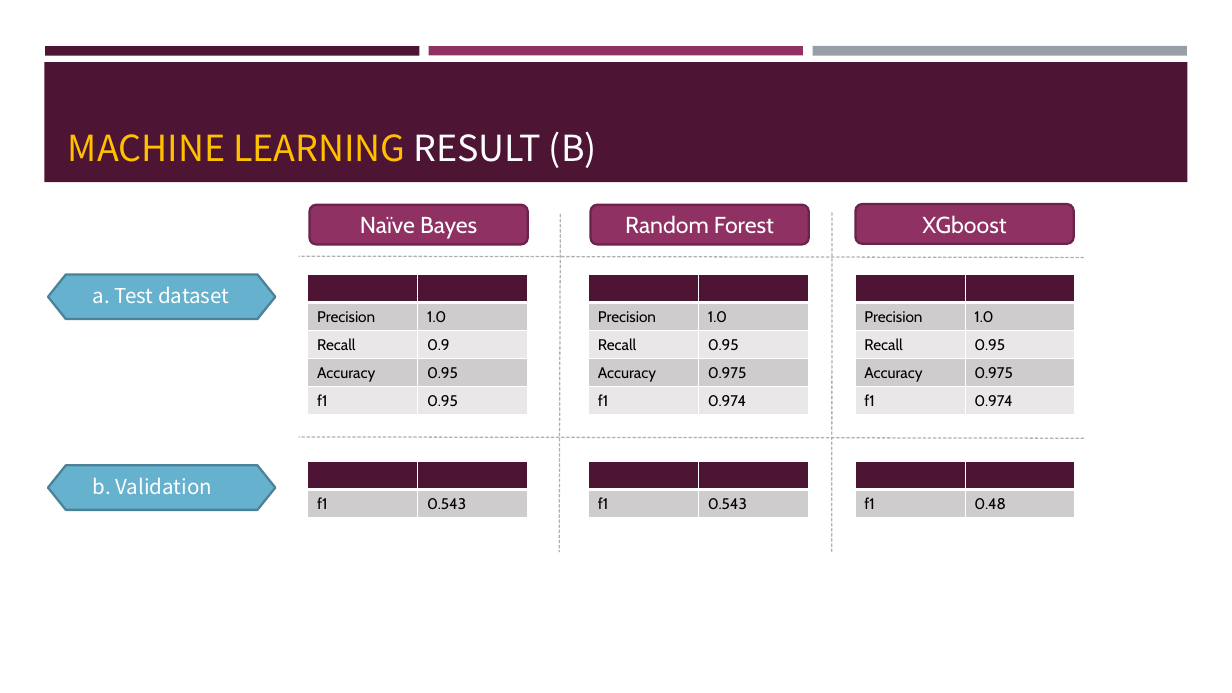
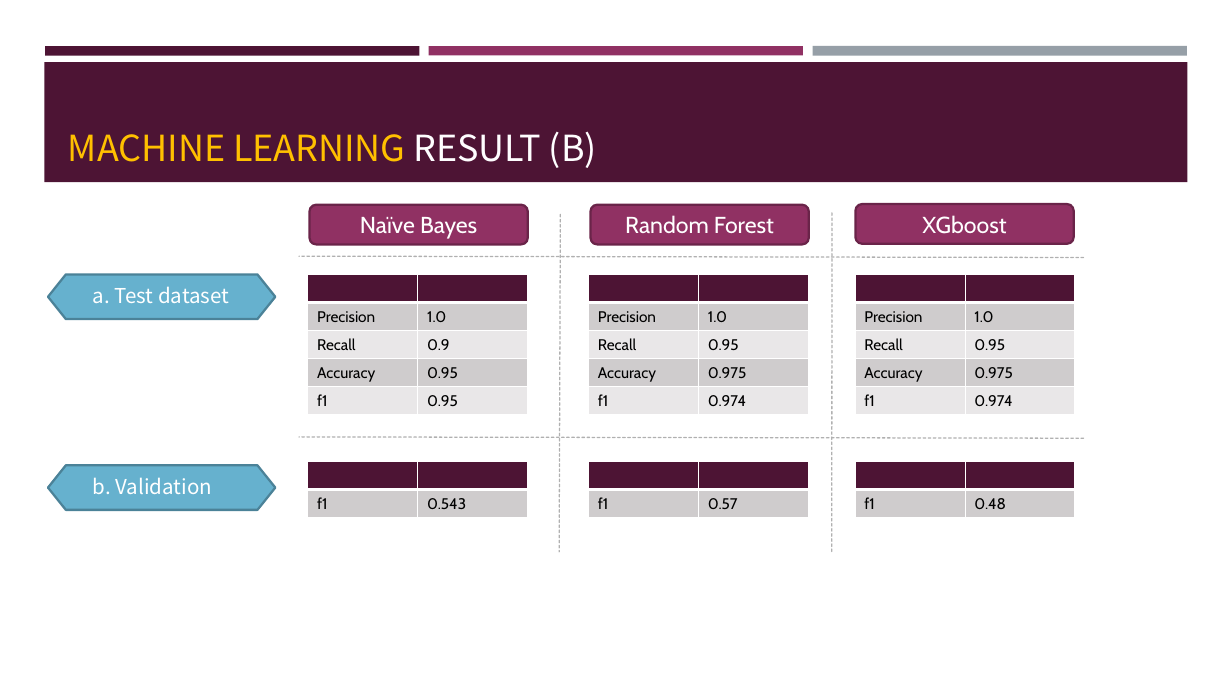
Before and after one commit to frankye1000/NYCU-DigitalMedicine, a slide deck: slide 17 of Case_Presentation_1/ppt/case1_CT_02.pptx (slide 16 before the commit). Drawn at 1232x693 pixels with LibreOffice and Linux fonts; fonts in the diff are those of the drawing. Boxes give left, top, right and bottom in pixels: in the first picture for what was removed or moved away, otherwise in the second. Text is boxed around its words. In the diff, an @@ line names an element or a change of style, - is before the commit and + after.

```diff
--- a/Case_Presentation_1/ppt/case1_CT_02.pptx
+++ b/Case_Presentation_1/ppt/case1_CT_02.pptx
@@ table at bbox=[589, 461, 809, 517] @@
-row 2, column 2: 0.543
+row 2, column 2: 0.57
```
Also in this commit, not shown: 3 other slides changed, 2 slides added, 3 other files.
